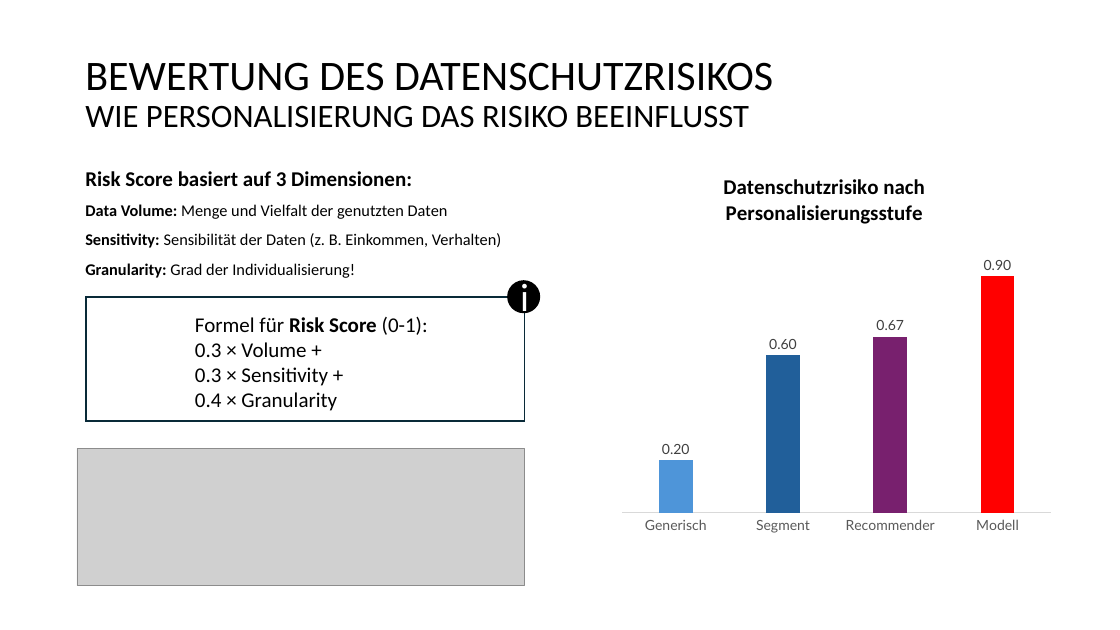
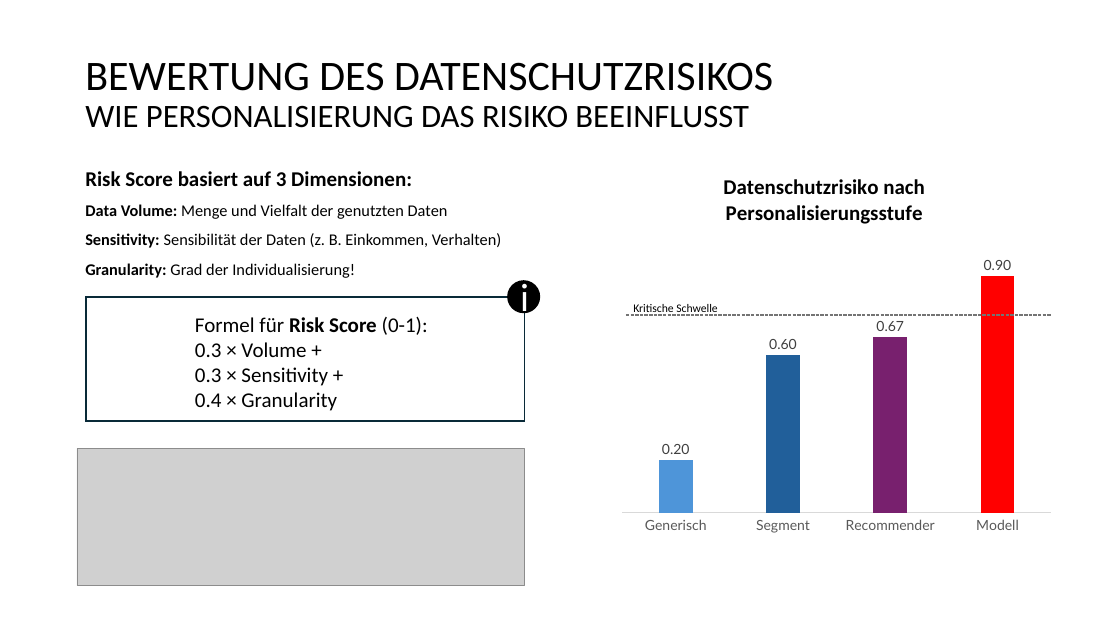
Before and after one commit to minimalmerlin/ki-marketing-personalisierung, a slide deck: slide 13 of outputs/Abschlussprojekt_KI-gestützte Personalisierung im Marketing.pptx. Drawn at 1120x630 pixels with LibreOffice and Linux fonts; fonts in the diff are those of the drawing; grey boxes stand for pictures. Boxes give left, top, right and bottom in pixels: in the first picture for what was removed or moved away, otherwise in the second. Text is boxed around its words. In the diff, an @@ line names an element or a change of style, - is before the commit and + after.

```diff
--- a/outputs/Abschlussprojekt_KI-gestützte Personalisierung im Marketing.pptx
+++ b/outputs/Abschlussprojekt_KI-gestützte Personalisierung im Marketing.pptx
@@ column chart at bbox=[597, 155, 1052, 579] @@
@@ data labels of Datenschutzrisiko nach Personalisierungsstufe changed @@
@@ line added from (626, 315) to (1052, 315), #747474 1 pt dashed @@
@@ text added at bbox=[633, 304, 717, 315], 10 pt, text #000000 @@
+Kritische Schwelle
```
Also in this commit, not shown: 2 other slides changed, 1 slide added, 1 slide removed.
